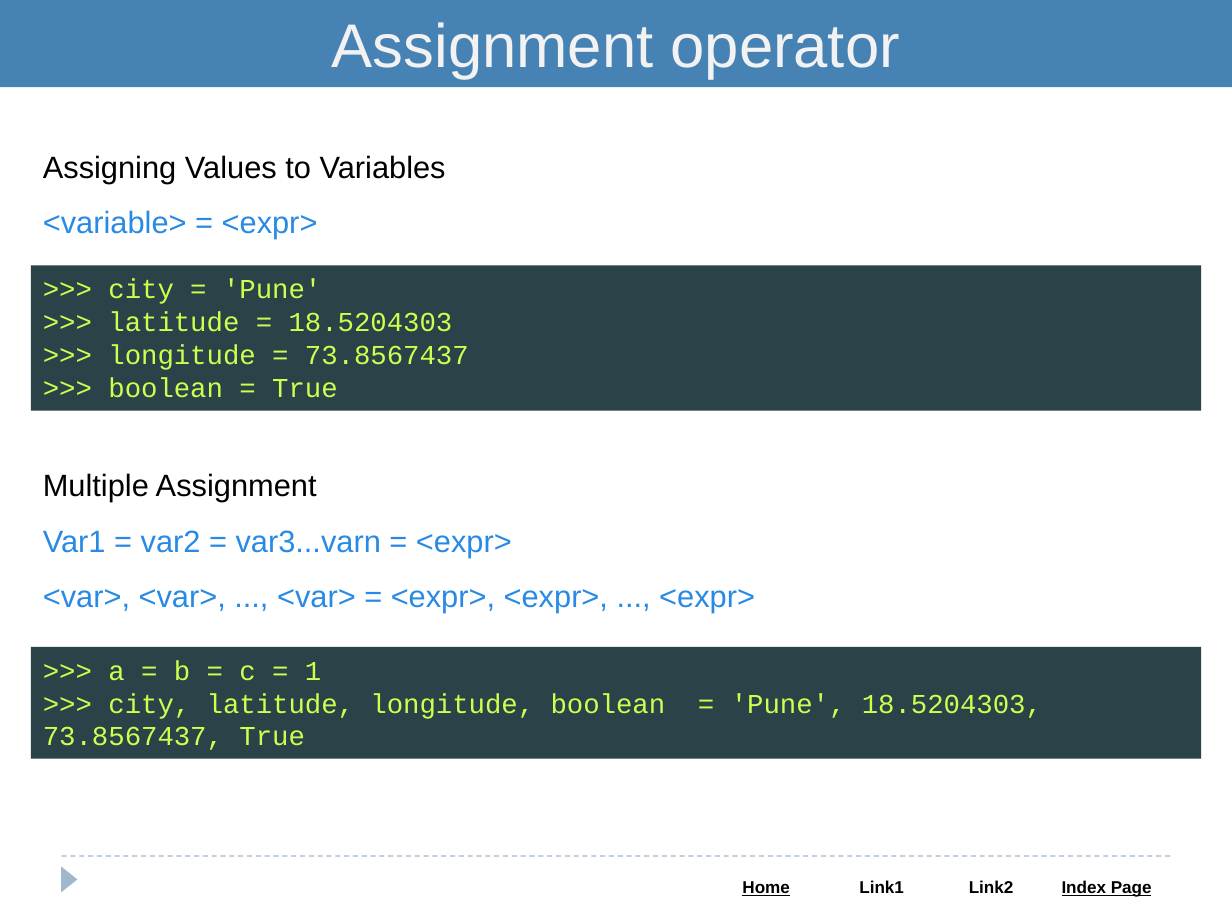
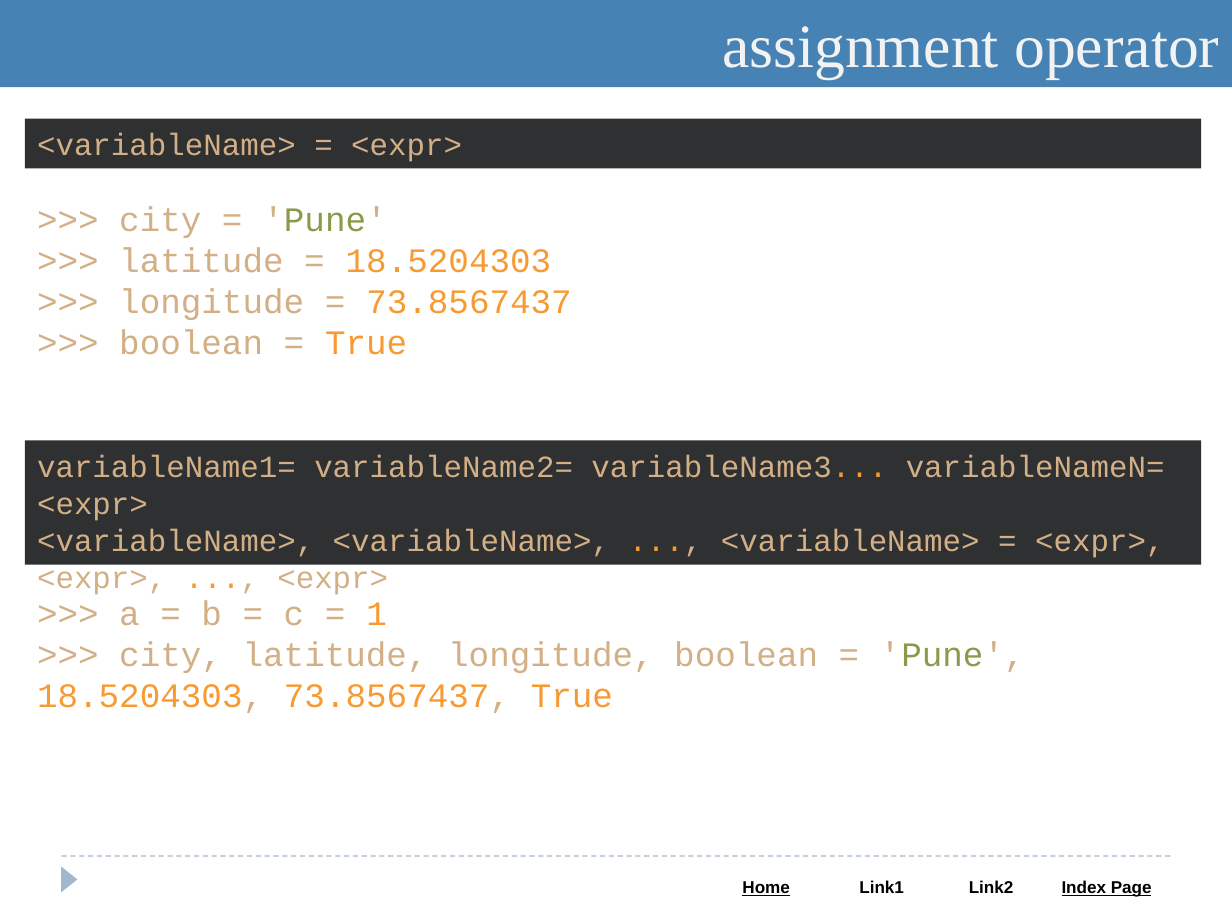
Before and after one commit to saleelgithub/PPTs, a slide deck: slide 9 of Python.pptx (slide 7 before the commit). Drawn at 1232x924 pixels with LibreOffice and Linux fonts; fonts in the diff are those of the drawing. Boxes give left, top, right and bottom in pixels: in the first picture for what was removed or moved away, otherwise in the second. Text is boxed around its words. In the diff, an @@ line names an element or a change of style, - is before the commit and + after.

```diff
--- a/Python.pptx
+++ b/Python.pptx
@@ text in rectangle at [722, 26, 1219, 79]: text changed; font Arial to Times New Roman @@
-Assignment operator
+assignment operator
@@ rectangle added at [25, 118, 1201, 168], fill #2E3032, 18 pt, text #D3AF86 @@
+<variableName> = <expr>
@@ text removed at [43, 155, 446, 239] @@
-Assigning Values to Variables
-<variable> = <expr>
@@ text ">>> city = 'Pune'": place and size @@
-text ">>> city = 'Pune'" at [31, 266, 1201, 411]
+text ">>> city = 'Pune'" at [119, 206, 572, 355]
@@ text ">>> city = 'Pune'" at [119, 206, 572, 355]: size 16 to 20 pt; text colour #CDFF4F to #D3AF86 in ">>> city = 'Pune'", ">>> latitude =", ">>> longitude =", ">>> boolean ="; text colour #CDFF4F to #889B4A in "'Pune'"; text colour #CDFF4F to #F79A32 in "18.5204303", "73.8567437", "True"; fill #294349 to none @@
@@ rectangle added at [25, 440, 1201, 564], fill #2E3032, 18 pt, text #D3AF86 @@
+variableName1= variableName2= variableName3... variableNameN= <expr>
+<variableName>, <variableName>, ..., <variableName> = <expr>, <expr>, ..., <expr>
@@ text removed at [43, 473, 755, 613] @@
-Multiple Assignment
-Var1 = var2 = var3...varn = <expr>
-<var>, <var>, ..., <var> = <expr>, <expr>, ..., <expr>
@@ text ">>> a = b = ...": place and size @@
-text ">>> a = b = ..." at [31, 647, 1201, 759]
+text ">>> a = b = ..." at [37, 600, 1025, 713]
@@ text ">>> a = b = ..." at [37, 600, 1025, 713]: size 16 to 20 pt; text colour #CDFF4F to #D3AF86 in ">>> a = b = c =", ">>> city, latitude, longitude, boolean = 'Pune', ..."; text colour #CDFF4F to #F79A32 in "1", "18.5204303, 73.8567437, True"; text colour #CDFF4F to #889B4A in "'Pune',"; fill #294349 to none @@
```
Also in this commit, not shown: 24 other slides changed, 55 slides added, 22 slides removed.
